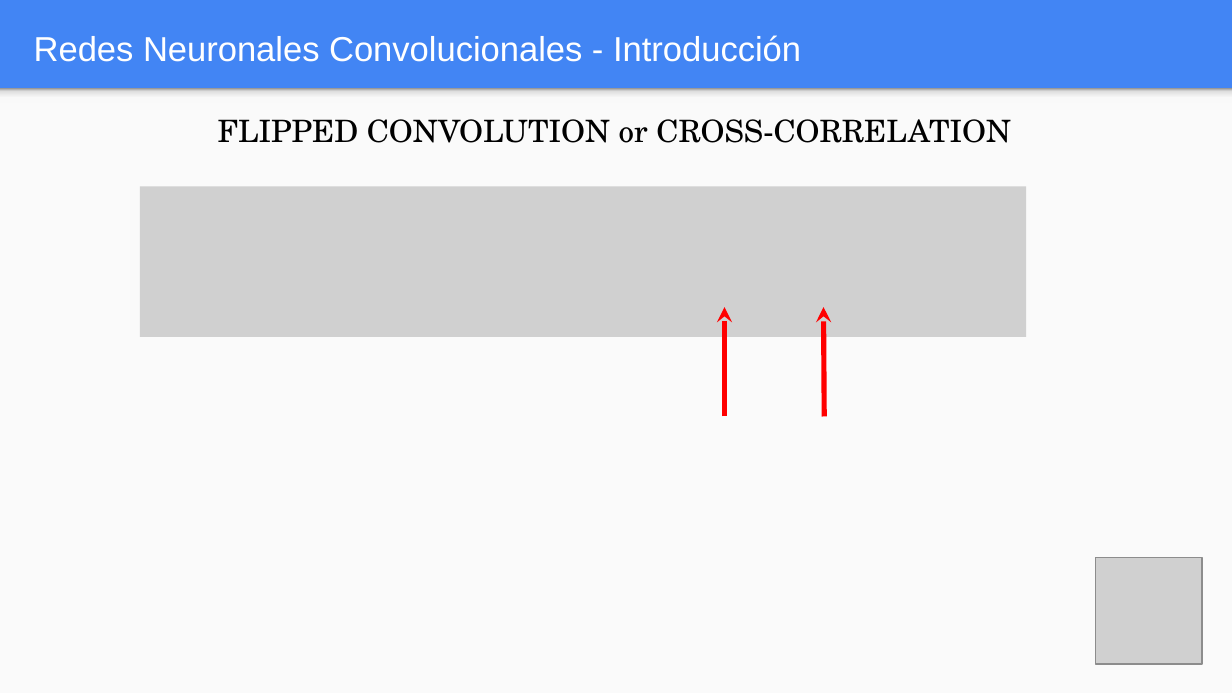
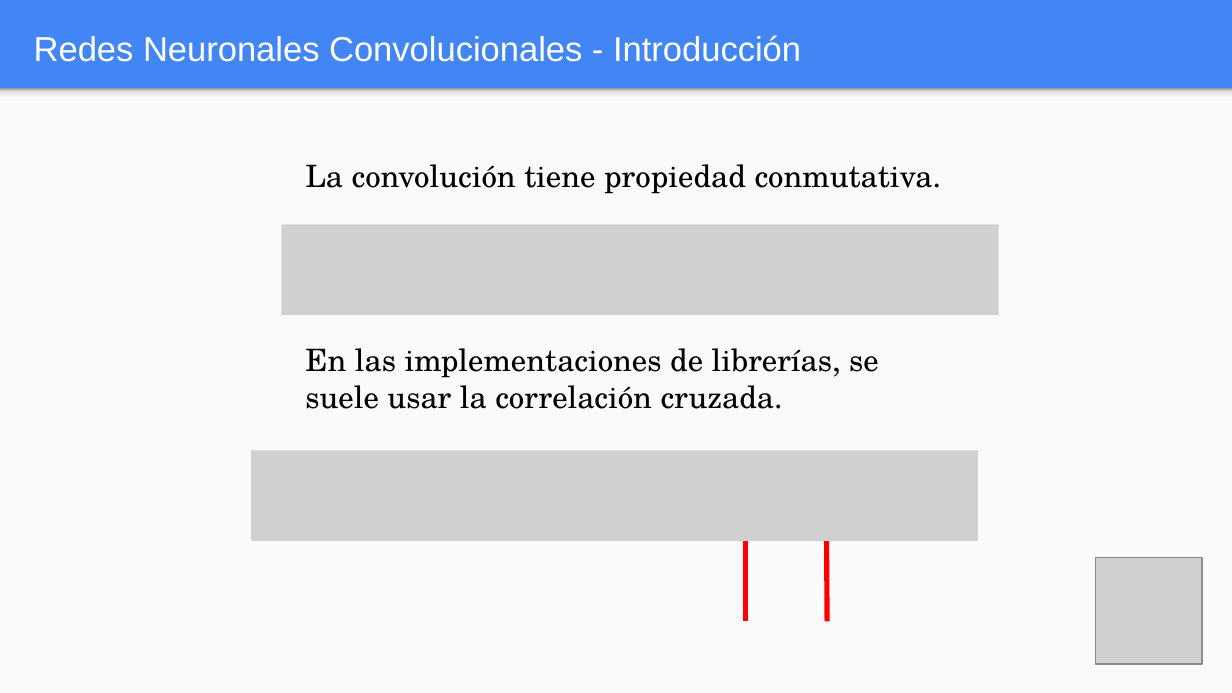
Before and after one commit to FIUBA-Posgrado-Inteligencia-Artificial/aprendizaje_profundo, a slide deck: slide 10 of clase_5/teoria/Clase_5.pptx. Drawn at 1232x693 pixels with LibreOffice and Linux fonts; fonts in the diff are those of the drawing; grey boxes stand for pictures. Boxes give left, top, right and bottom in pixels: in the first picture for what was removed or moved away, otherwise in the second. Text is boxed around its words. In the diff, an @@ line names an element or a change of style, - is before the commit and + after.

```diff
--- a/clase_5/teoria/Clase_5.pptx
+++ b/clase_5/teoria/Clase_5.pptx
@@ text removed at bbox=[218, 119, 1011, 143] @@
-FLIPPED CONVOLUTION or CROSS-CORRELATION
@@ text added at bbox=[305, 164, 942, 194], 18 pt, text #000000 @@
+La convolución tiene propiedad conmutativa.
@@ picture removed at bbox=[140, 186, 1026, 336] @@
@@ picture added at bbox=[281, 224, 998, 315] @@
@@ text added at bbox=[305, 348, 879, 409], 18 pt, text #000000 @@
+En las implementaciones de librerías, se suele usar la correlación cruzada.
@@ picture added at bbox=[251, 451, 978, 542] @@
@@ arrow moved from (724, 416) - (724, 307) to (745, 621) - (745, 513) @@
@@ arrow moved from (824, 416) - (823, 307) to (827, 621) - (827, 513) @@
```
Also in this commit, not shown: 16 other slides changed, 1 slide added, 1 slide removed, 1 other file.
